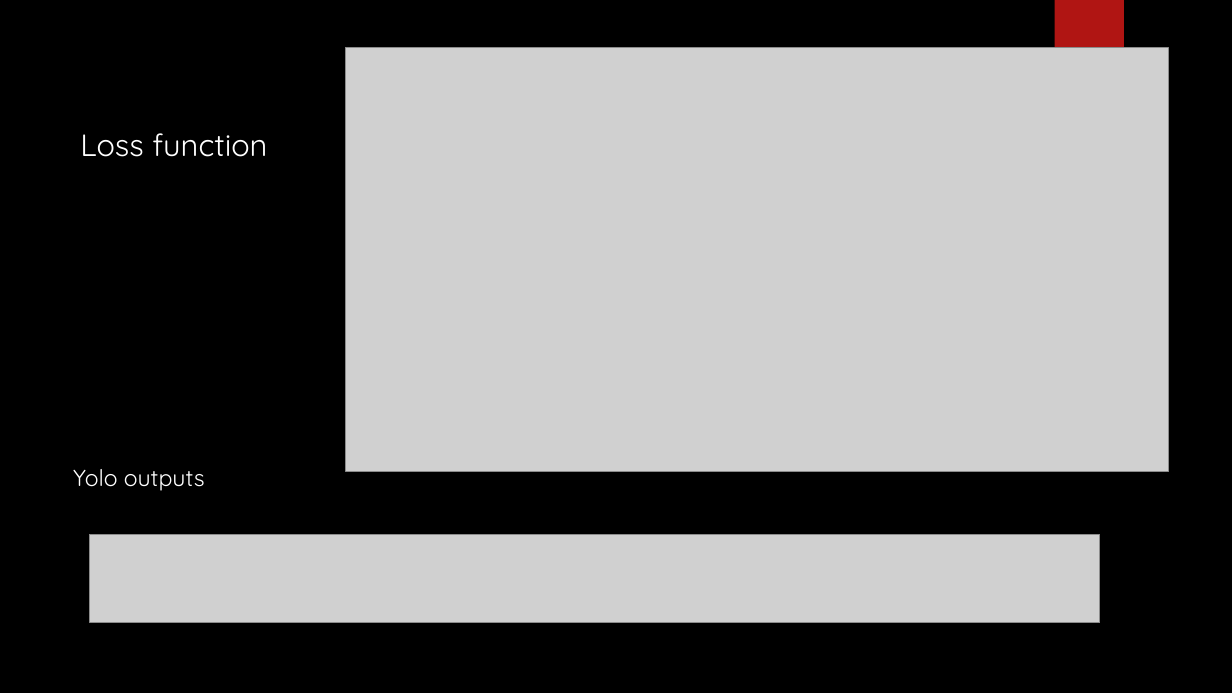
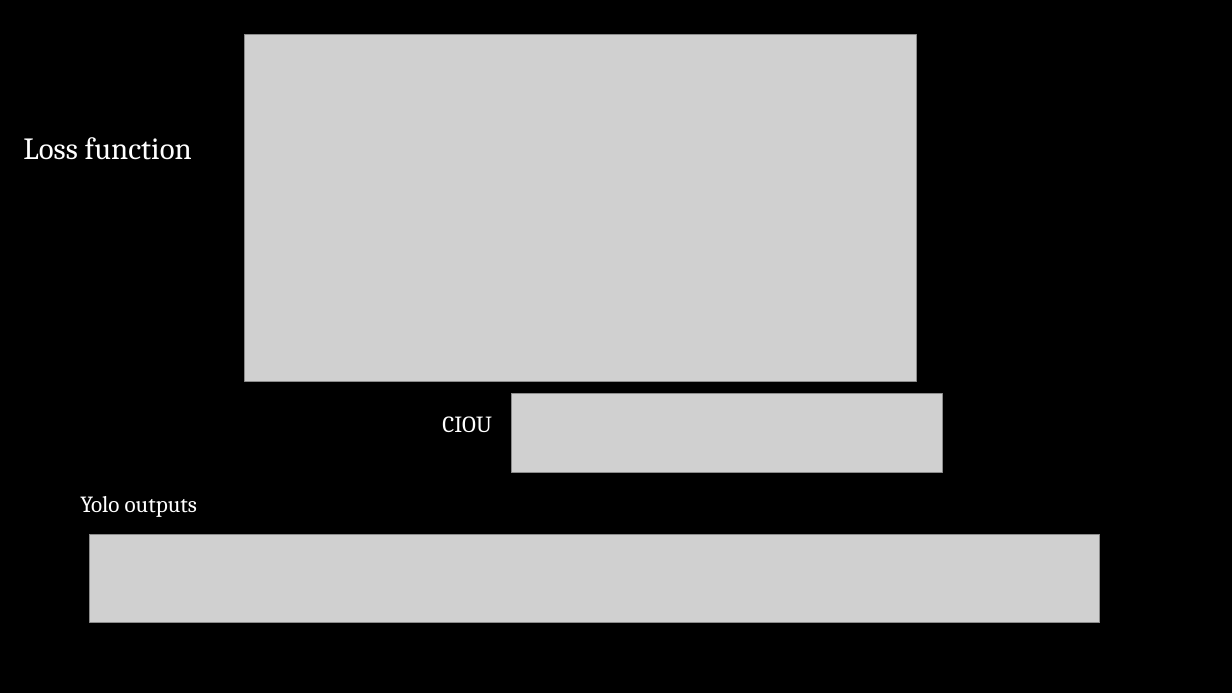
Before and after one commit to LukeHerbst/autocheckout_yolo, a slide deck: slide 18 of AI Automated checkout [Autosaved].pptx (slide 10 before the commit). Drawn at 1232x693 pixels with LibreOffice and Linux fonts; fonts in the diff are those of the drawing; grey boxes stand for pictures; background and template pictures are left out. Boxes give left, top, right and bottom in pixels: in the first picture for what was removed or moved away, otherwise in the second. Text is boxed around its words. In the diff, an @@ line names an element or a change of style, - is before the commit and + after.

```diff
--- a/AI Automated checkout [Autosaved].pptx
+++ b/AI Automated checkout [Autosaved].pptx
@@ rectangle removed at [1055, 0, 1124, 116] @@
@@ picture: place and size @@
-picture at [346, 48, 1168, 472]
+picture at [245, 35, 917, 382]
@@ text "Loss function" at [23, 137, 192, 160]: font Quicksand to Cambria @@
@@ text "Loss function": place and size @@
-text "Loss function" at [80, 133, 267, 157]
+text "Loss function" at [23, 137, 192, 160]
@@ text added at [442, 416, 492, 432], 18 pt, text #FFFFFF @@
+CIOU
@@ picture added at [511, 394, 943, 472] @@
@@ text "Yolo outputs": place and size @@
-text "Yolo outputs" at [73, 469, 205, 491]
+text "Yolo outputs" at [80, 496, 197, 517]
@@ text "Yolo outputs" at [80, 496, 197, 517]: font Quicksand to Cambria @@
```
Also in this commit, not shown: 11 other slides changed, 7 slides added, 4 slides removed, 5 other files.
